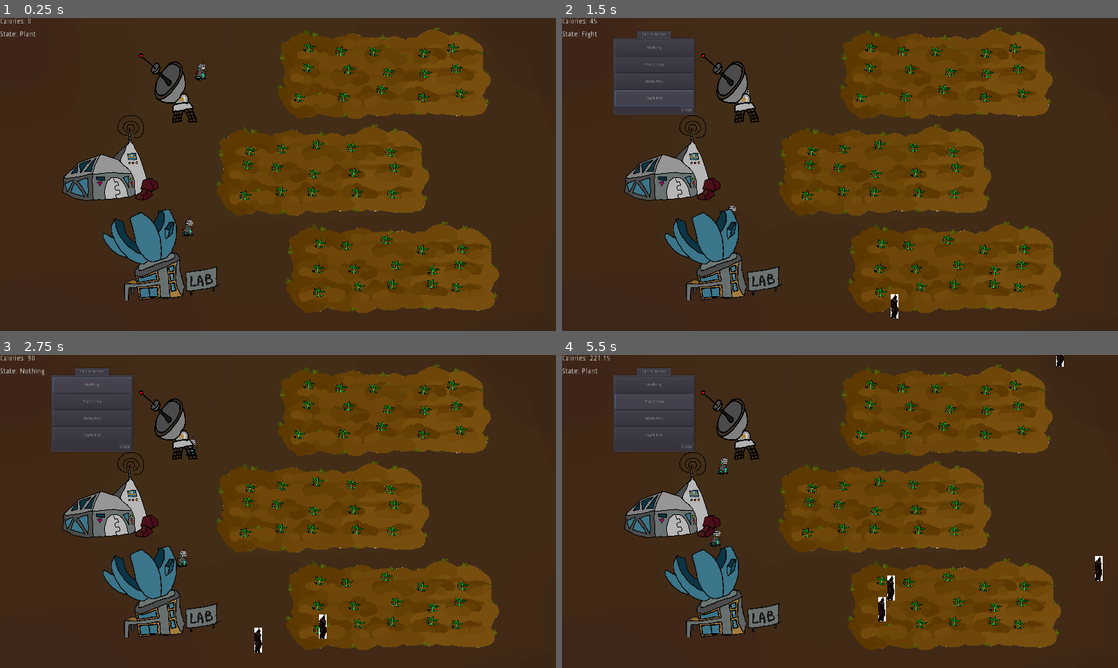
Above: before the commit, frames 1-4 (two rows, left to right).
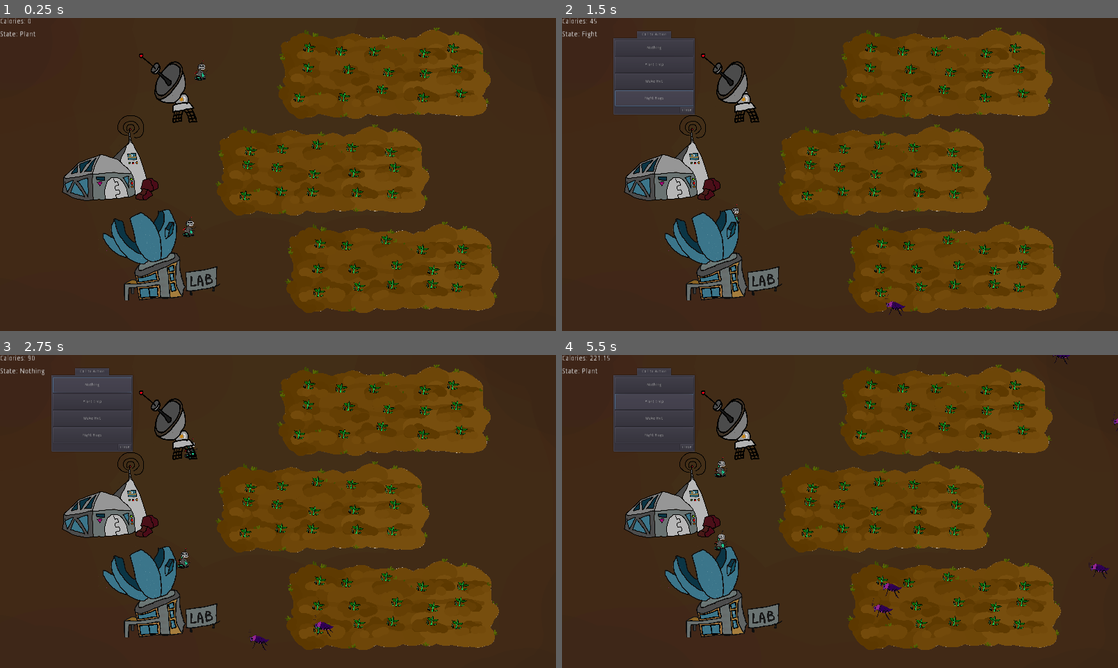
Above: after the commit, the same moments.

Repository: RobertKajnak/NoControlGMTK
Game: Godot game, scene res://src/scenes/Garden.tscn
Same seed, same stepped clock (60 frames per second), same inputs: the game is played once before the commit and once after it.
Inputs (mouse positions are in pixels of both pictures, inside the frame that each line leads up to):
- Up to frame 1 (0.25 s): no input
- Up to frame 2 (1.5 s): tap Enter at 0.5 s; move the mouse to (734, 96) at 0.52 s; click (734, 96) at 0.67 s; click "Fight Bot" (after the commit: "Fight Bugs") at 1.25 s
- Up to frame 3 (2.75 s): click "Nothing" at 2 s
- Up to frame 4 (5.5 s): click "Plant Crop" at 2.75 s; click "Make Bot" at 3.5 s; click "Nothing" at 4.25 s; click "Plant Crop" at 5 s

The runs differ from the first frame. In frame 1, 0.1% of the frame differs, in the area x 32-38%, y 13-70%; in frame 2, 0.2%; in frame 3, 0.4%; in frame 4, 0.7%, in the area x 14-100%, y 0-86%.

Commit message:
Added bug sprite and robot speed randomness

Diff:
--- a/src/scenes/Garden.tscn
+++ b/src/scenes/Garden.tscn
@@ -199,7 +199,7 @@
 margin_bottom = 227.0
 size_flags_horizontal = 3
 size_flags_vertical = 3
-text = "Fight Bot"
+text = "Fight Bugs"
 script = ExtResource( 17 )
 
 [node name="closebutton" type="Button" parent="ActionMenu/TabContainer/Call to Action"]
--- a/src/scenes/Robot.gd
+++ b/src/scenes/Robot.gd
@@ -3,7 +3,7 @@
 signal planted(position)
 
 var has_plant = false
-var speed = 100
+var speed = 100 + rand_range(-50, 50)
 var damage = 100
 
 func _ready():
Binary file changed: assets/insect.png
